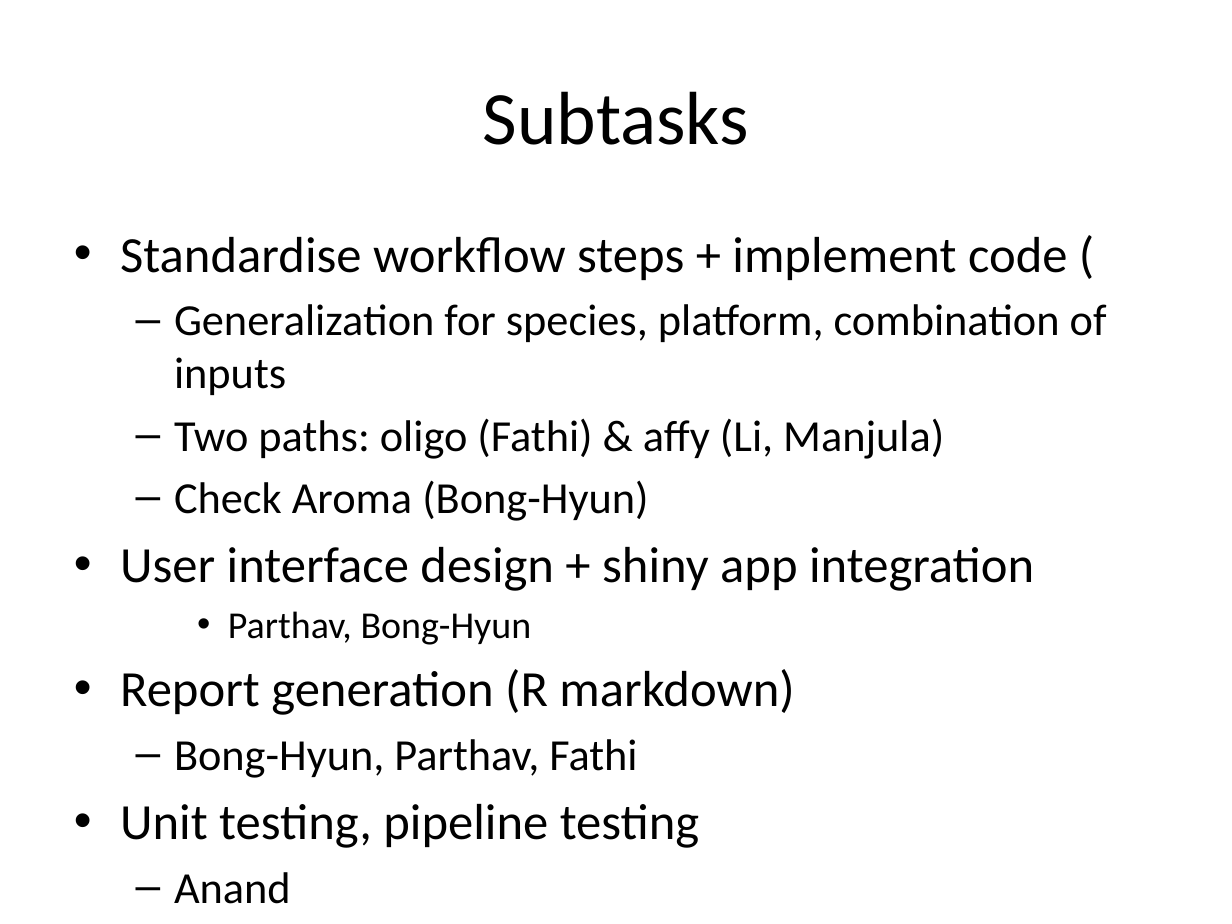
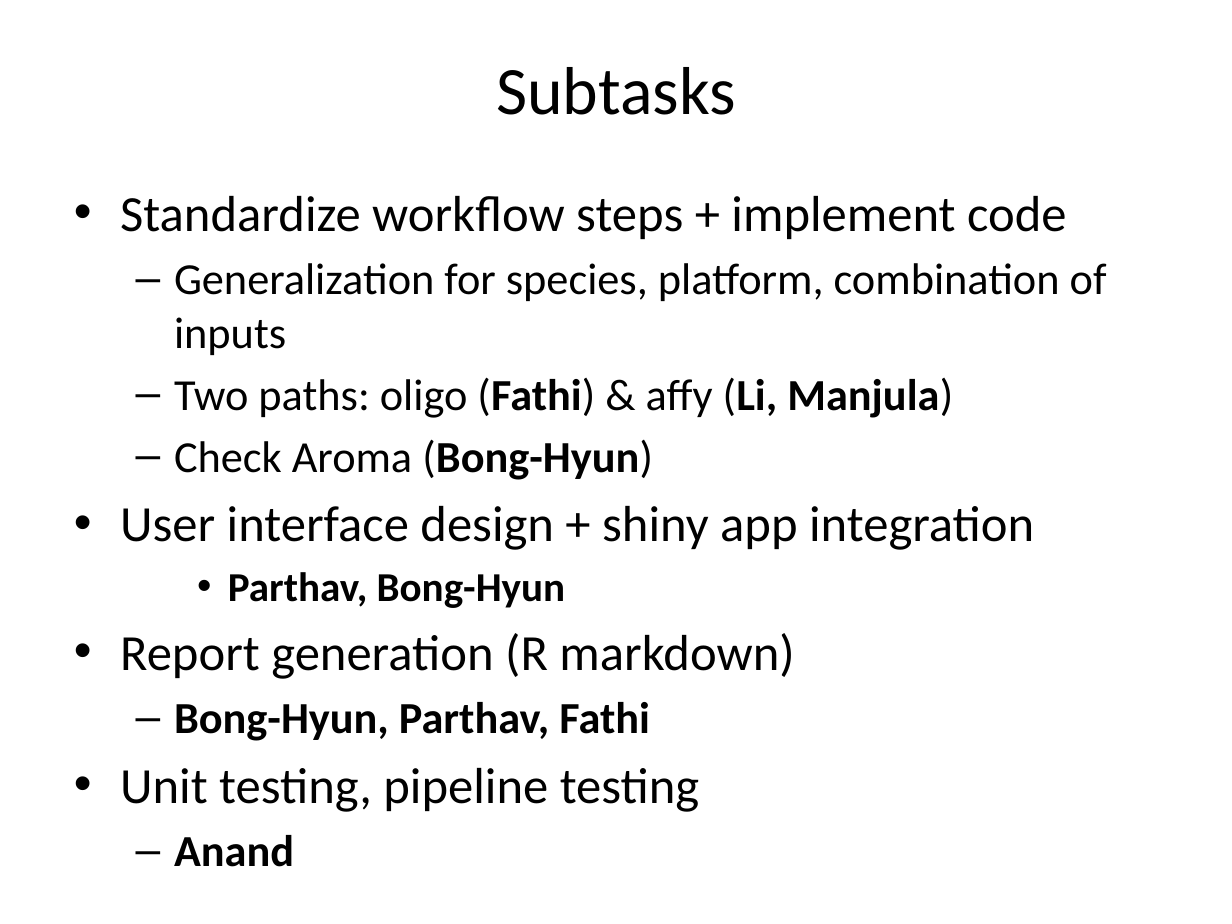
Before and after one commit to CCBR/CCBR-Commons, a slide deck: slide 4 of Microarray/Analysis/WorkflowDesign.pptx (slide 3 before the commit). Drawn at 1232x924 pixels with LibreOffice and Linux fonts; fonts in the diff are those of the drawing. Boxes give left, top, right and bottom in pixels: in the first picture for what was removed or moved away, otherwise in the second. Text is boxed around its words. In the diff, an @@ line names an element or a change of style, - is before the commit and + after.

```diff
--- a/Microarray/Analysis/WorkflowDesign.pptx
+++ b/Microarray/Analysis/WorkflowDesign.pptx
@@ title "Subtasks" at box(496, 67, 735, 115): size 44 to 39.6 pt @@
@@ text "Standardize workflow steps + implement ...": place and size @@
-text "Standardize workflow steps + implement ..." at box(120, 237, 1107, 848)
+text "Standardize workflow steps + implement ..." at box(120, 196, 1107, 812)
@@ text at box(120, 196, 1067, 239): text changed @@
-• Standardise workflow steps + implement code (
+• Standardize workflow steps + implement code
@@ text at box(174, 377, 953, 741): bold on in "(Fathi) (Li, Manjula)", "(Bong-Hyun)", "Parthav, Bong-Hyun", "Bong-Hyun, Parthav, Fathi" and 1 more places; size 22.2 to 24.1 pt in "Parthav, Bong-Hyun" @@
```
Also in this commit, not shown: 2 other slides changed, 1 slide added.
